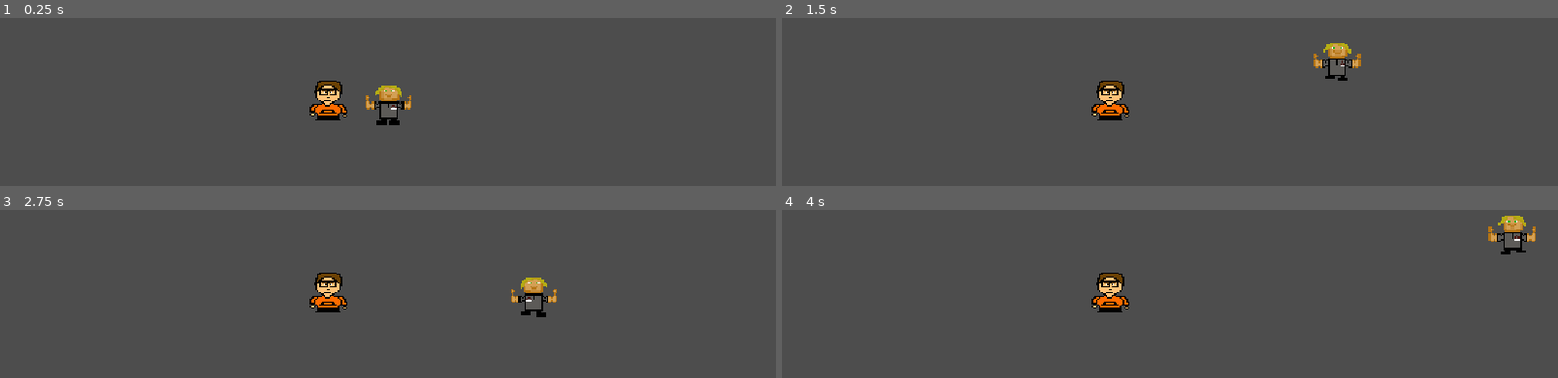
Above: before the commit, frames 1-4 (two rows, left to right).
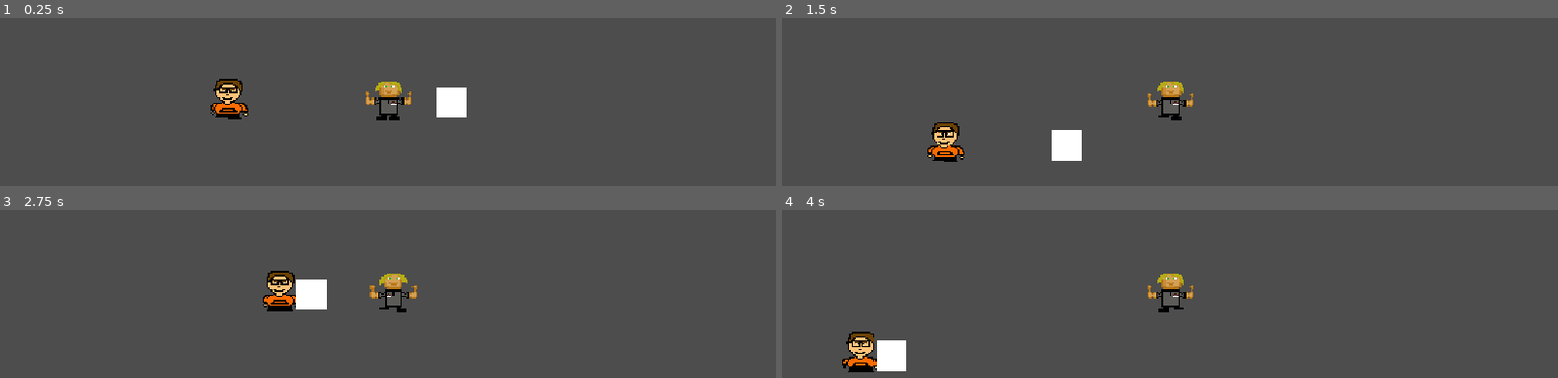
Above: after the commit, the same moments.

Repository: LSprecher27/godotProject
Game: Godot game, scene res://game.tscn
The game is run twice, just before and just after one commit, with the same random seed, the same clock (stepped at 60 frames per second) and the same inputs.
Inputs:
- Up to frame 1 (0.25 s): no input
- Up to frame 2 (1.5 s): hold D (move_right) from 0.53 s (still down); tap W (jump) at 0.6, 0.77, 1.07, 1.35 s
- Up to frame 3 (2.75 s): tap W (jump) at 1.52, 1.82, 2.1 s; release D (move_right) at 2.03 s; hold A (move_left) from 2.03 s (still down)
- Up to frame 4 (4 s): release A (move_left) at 2.78 s; hold D (move_right) from 2.78 s (still down); tap W (jump) at 2.85, 3.02, 3.32, 3.6, 3.77 s

The runs differ from the first frame. In frame 1, 3.0% of the frame differs, in the area x 27-61%, y 36-64%; in frame 2, 3.4%; in frame 3, 3.2%; in frame 4, 3.5%, in the area x 7-98%, y 3-97%.

Commit message:
V3

Diff:
--- /dev/null
+++ b/grand-theft-data-center/animated_sprite_2d.gd
@@ -0,0 +1,11 @@
+extends AnimatedSprite2D
+
+
+# Called when the node enters the scene tree for the first time.
+func _ready() -> void:
+	pass # Replace with function body.
+
+
+# Called every frame. 'delta' is the elapsed time since the previous frame.
+func _process(delta: float) -> void:
+	pass
--- /dev/null
+++ b/grand-theft-data-center/collTest.tscn
@@ -0,0 +1,17 @@
+[gd_scene format=3 uid="uid://bk4y3pptj3ygk"]
+
+[sub_resource type="PhysicsMaterial" id="PhysicsMaterial_785cb"]
+
+[sub_resource type="RectangleShape2D" id="RectangleShape2D_785cb"]
+size = Vector2(3, 3)
+
+[node name="Node2D" type="StaticBody2D" unique_id=1579977565]
+physics_material_override = SubResource("PhysicsMaterial_785cb")
+
+[node name="CollisionShape2D" type="CollisionShape2D" parent="." unique_id=4043585]
+position = Vector2(-1.5, -1.5)
+shape = SubResource("RectangleShape2D_785cb")
+
+[node name="ColorRect" type="ColorRect" parent="." unique_id=1250696084]
+offset_left = -3.0
+offset_top = -3.0
--- /dev/null
+++ b/grand-theft-data-center/enemy_1.gd
@@ -0,0 +1,45 @@
+extends CharacterBody2D
+
+@export var speed: float = 60.0
+@export var patrol_distance: float = 200.0
+@export var idle_time: float = 1.5
+
+@onready var sprite: AnimatedSprite2D = $AnimatedSprite2D
+
+var start_x: float
+var direction: int = 1
+var is_waiting: bool = false
+var gravity: float = ProjectSettings.get_setting("physics/2d/default_gravity")
+
+func _ready() -> void:
+	start_x = global_position.x
+	sprite.play("walk")
+
+func _physics_process(delta: float) -> void:
+	# 1. Apply gravity
+	if not is_on_floor():
+		velocity.y += gravity * delta
+
+	# 2. Handle walking vs idle
+	if not is_waiting:
+		velocity.x = direction * speed
+		sprite.play("walk")
+		sprite.flip_h = direction < 0
+
+		# Check if the NPC hit a wall/barrier OR reached its patrol limit
+		if is_on_wall() or abs(global_position.x - start_x) >= patrol_distance:
+			_pause_and_turn()
+	else:
+		velocity.x = 0
+		sprite.play("idle")
+
+	# 3. Apply movement
+	move_and_slide()
+
+func _pause_and_turn() -> void:
+	is_waiting = true
+	await get_tree().create_timer(idle_time).timeout
+	direction *= -1
+	# Reset start_x to current position so it patrols a full distance in the other direction
+	start_x = global_position.x
+	is_waiting = false
--- a/grand-theft-data-center/enemy_1.tscn
+++ b/grand-theft-data-center/enemy_1.tscn
@@ -1,7 +1,9 @@
 [gd_scene format=3 uid="uid://oasfxevaherf"]
 
+[ext_resource type="Script" uid="uid://bgrmu71vtym7v" path="res://enemy_1.gd" id="1_663o1"]
 [ext_resource type="Texture2D" uid="uid://cmiddik2f73oh" path="res://assets/sprites/tyler_walk.png" id="1_mbxyh"]
 [ext_resource type="Texture2D" uid="uid://dylmmp7nakedg" path="res://assets/sprites/tyler_idle.png" id="1_pjquw"]
+[ext_resource type="PackedScene" uid="uid://knx3ttmatpmi" path="res://killzone.tscn" id="4_ovk8a"]
 
 [sub_resource type="AtlasTexture" id="AtlasTexture_gqj32"]
 atlas = ExtResource("1_pjquw")
@@ -53,14 +55,18 @@
 
 [sub_resource type="CircleShape2D" id="CircleShape2D_785cb"]
 
-[node name="enemy1" type="Node2D" unique_id=1380984277]
+[node name="enemy1" type="CharacterBody2D" unique_id=1586717431]
+script = ExtResource("1_663o1")
 
 [node name="AnimatedSprite2D" type="AnimatedSprite2D" parent="." unique_id=1420055942]
 sprite_frames = SubResource("SpriteFrames_ddy7s")
 animation = &"idle"
-frame_progress = 0.5254189
 
 [node name="CollisionShape2D" type="CollisionShape2D" parent="." unique_id=386760347]
 position = Vector2(-3, 0)
 scale = Vector2(1.2482204, 1.3912596)
 shape = SubResource("CircleShape2D_785cb")
+
+[node name="Killzone" parent="." unique_id=405683312 instance=ExtResource("4_ovk8a")]
+position = Vector2(-3, -1)
+scale = Vector2(1.2216557, 1.647306)
--- a/grand-theft-data-center/game.tscn
+++ b/grand-theft-data-center/game.tscn
@@ -3,6 +3,7 @@
 [ext_resource type="PackedScene" uid="uid://c5y33b5fmxwl2" path="res://player.tscn" id="1_e2o6t"]
 [ext_resource type="PackedScene" uid="uid://oasfxevaherf" path="res://enemy_1.tscn" id="2_feb5d"]
 [ext_resource type="PackedScene" uid="uid://knx3ttmatpmi" path="res://killzone.tscn" id="3_feb5d"]
+[ext_resource type="PackedScene" uid="uid://bk4y3pptj3ygk" path="res://collTest.tscn" id="4_fc0e3"]
 
 [sub_resource type="WorldBoundaryShape2D" id="WorldBoundaryShape2D_785cb"]
 
@@ -11,14 +12,14 @@
 [node name="Game" type="Node2D" unique_id=275028867]
 
 [node name="Player" parent="." unique_id=1356228926 instance=ExtResource("1_e2o6t")]
-position = Vector2(42, -18)
+position = Vector2(186, -16)
 scale = Vector2(1.2, 1.2)
 
 [node name="Camera2D" type="Camera2D" parent="Player" unique_id=752930764]
 zoom = Vector2(2, 2)
 
 [node name="enemy1" parent="." unique_id=1380984277 instance=ExtResource("2_feb5d")]
-position = Vector2(0, -16)
+position = Vector2(55, -15)
 
 [node name="StaticBody2D" type="StaticBody2D" parent="." unique_id=441625035]
 
@@ -31,3 +32,7 @@
 [node name="CollisionShape2D2" type="CollisionShape2D" parent="Killzone" unique_id=1122749063]
 position = Vector2(1.9931656, -1.9297519)
 shape = SubResource("WorldBoundaryShape2D_xlwbr")
+
+[node name="Node2D" parent="." unique_id=1579977565 instance=ExtResource("4_fc0e3")]
+position = Vector2(244, -1)
+scale = Vector2(7.36, 7.6400003)
--- a/grand-theft-data-center/killzone.tscn
+++ b/grand-theft-data-center/killzone.tscn
@@ -2,9 +2,14 @@
 
 [ext_resource type="Script" uid="uid://bm202hq8mm0dc" path="res://scripts/killzone.gd" id="1_3brf5"]
 
+[sub_resource type="CircleShape2D" id="CircleShape2D_3brf5"]
+
 [node name="Killzone" type="Area2D" unique_id=405683312]
 scale = Vector2(1.0034289, 1.0364027)
-collision_mask = 2
+collision_mask = 3
 script = ExtResource("1_3brf5")
 
+[node name="CollisionShape2D" type="CollisionShape2D" parent="." unique_id=2075432323]
+shape = SubResource("CircleShape2D_3brf5")
+
 [connection signal="body_entered" from="." to="." method="_on_body_entered"]
--- a/grand-theft-data-center/player.tscn
+++ b/grand-theft-data-center/player.tscn
@@ -54,17 +54,15 @@
 
 [sub_resource type="CircleShape2D" id="CircleShape2D_785cb"]
 
-[node name="Player" type="Node2D" unique_id=1356228926]
-
-[node name="CharacterBody2D" type="CharacterBody2D" parent="." unique_id=157161446]
+[node name="Player" type="CharacterBody2D" unique_id=689730892 groups=["player"]]
 script = ExtResource("1_i3pqv")
 
-[node name="AnimatedSprite2D" type="AnimatedSprite2D" parent="CharacterBody2D" unique_id=1887321304]
+[node name="AnimatedSprite2D" type="AnimatedSprite2D" parent="." unique_id=1975504102]
 position = Vector2(2, -3)
 sprite_frames = SubResource("SpriteFrames_ddy7s")
 animation = &"idle"
 autoplay = "idle"
 
-[node name="CollisionShape2D" type="CollisionShape2D" parent="CharacterBody2D" unique_id=89067985]
+[node name="CollisionShape2D" type="CollisionShape2D" parent="." unique_id=1174080648]
 scale = Vector2(1.2986301, -1.2247363)
 shape = SubResource("CircleShape2D_785cb")
--- a/grand-theft-data-center/project.godot
+++ b/grand-theft-data-center/project.godot
@@ -19,6 +19,10 @@
 
 window/stretch/mode="canvas_items"
 window/stretch/aspect="expand"
+
+[global_group]
+
+player=""
 
 [input]
 
--- a/grand-theft-data-center/scripts/killzone.gd
+++ b/grand-theft-data-center/scripts/killzone.gd
@@ -1,7 +1,12 @@
 extends Area2D
 
+func _ready() -> void:
+	for connection in body_entered.get_connections():
+		if connection["callable"] == Callable(self, "_on_body_entered"):
+			body_entered.disconnect(_on_body_entered)
+	body_entered.connect(_on_body_entered)
 
-
-
-func _on_body_entered(_body: Node2D) -> void:
-	print("You died!")
+func _on_body_entered(body: Node2D) -> void:
+	print("Hit body: ", body.name)
+	if body.is_in_group("player") and body.has_method("die"):
+		body.die()
--- a/grand-theft-data-center/scripts/player.gd
+++ b/grand-theft-data-center/scripts/player.gd
@@ -1,5 +1,14 @@
 extends CharacterBody2D
+class_name Player
 
+@export var speed: float = 130.0
+@export var jump_velocity: float = -300.0
+
+@onready var collision_shape: CollisionShape2D = $CollisionShape2D
+
+
+var spawn_position: Vector2
+var is_dead: bool = false
 
 const SPEED = 130.0
 const JUMP_VELOCITY = -300.0
@@ -42,3 +51,50 @@
 		velocity.x = move_toward(velocity.x, 0, SPEED)
 
 	move_and_slide()
+
+func _ready() -> void:
+	# Store the starting position
+	spawn_position = global_position
+
+func _physics_process_die(delta: float) -> void:
+	# 1. Death sequence physics
+	if is_dead:
+		# Continue falling through the world with gravity
+		velocity.y += gravity * delta
+		# When disabled, move_and_slide() will no longer collide with walls/floors
+		move_and_slide()
+
+		# Check if the player has plunged far below the screen/map
+		if global_position.y > spawn_position.y + 600.0:
+			respawn()
+		return
+
+	# 2. Normal movement physics
+	if not is_on_floor():
+		velocity.y += gravity * delta
+
+	# Regular player controls / movement here...
+	move_and_slide()
+
+func die() -> void:
+	if is_dead:
+		return
+
+	is_dead = true
+	print("You died!")
+
+	# Disable collision safely on the physics frame so the player drops through all floors
+	collision_shape.set_deferred("disabled", true)
+
+	# Classic Mario hop: bounce slightly upward, then plummet downward
+	velocity.x = 0
+	velocity.y = -250.0
+
+func respawn() -> void:
+	# Reset position and motion
+	global_position = spawn_position
+	velocity = Vector2.ZERO
+
+	# Re-enable collision
+	collision_shape.set_deferred("disabled", false)
+	is_dead = false
Not shown, added: grand-theft-data-center/animated_sprite_2d.gd.uid
Not shown, added: grand-theft-data-center/enemy_1.gd.uid
